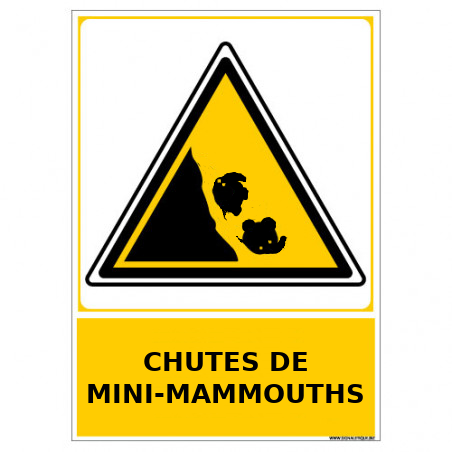
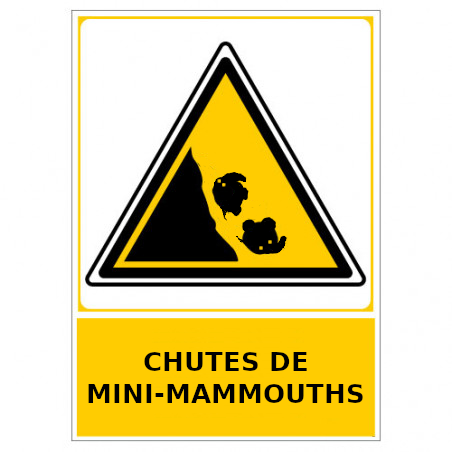
Revision of a layered w=452, h=452 image; what changed, layer by layer:
removed layer "ISBN" over [197, 159, 288, 254]
removed layer "CHUTES DE ..." over [88, 352, 363, 403]
renamed "panneau-chutes-de-pierres-c1450.jpg" to "chutes.png", painted on it over [88, 159, 384, 445]
